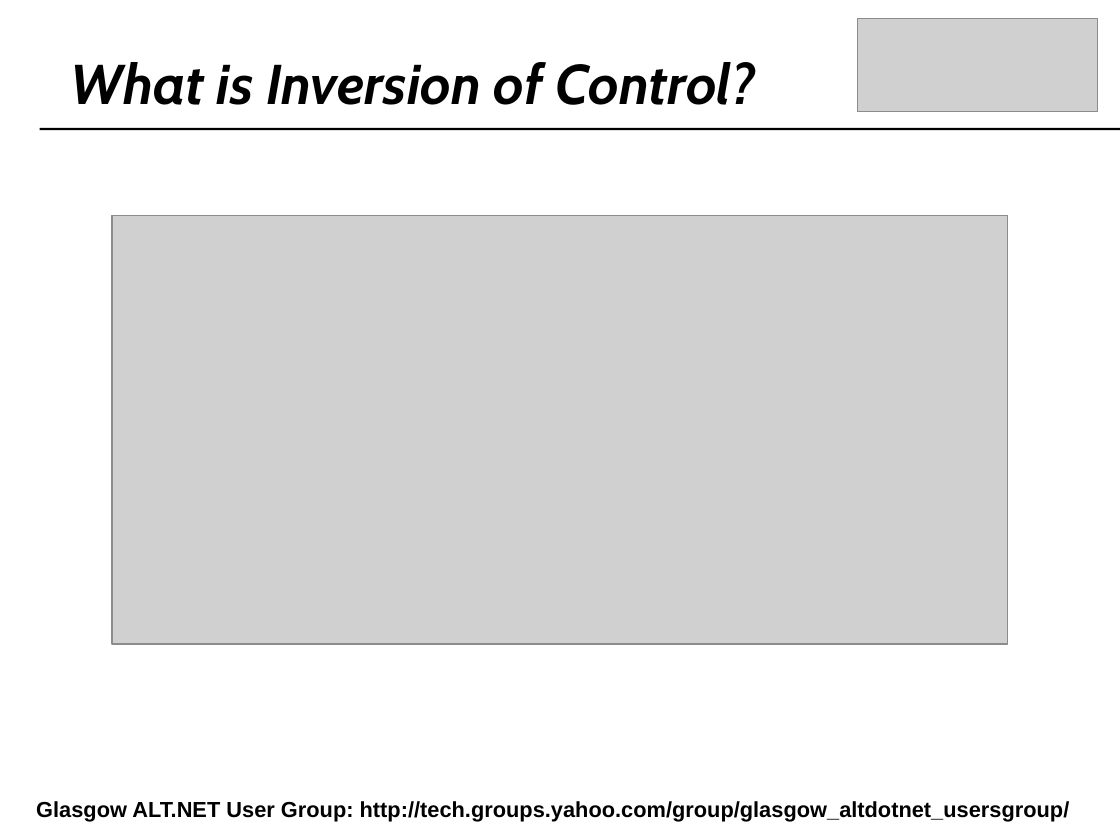
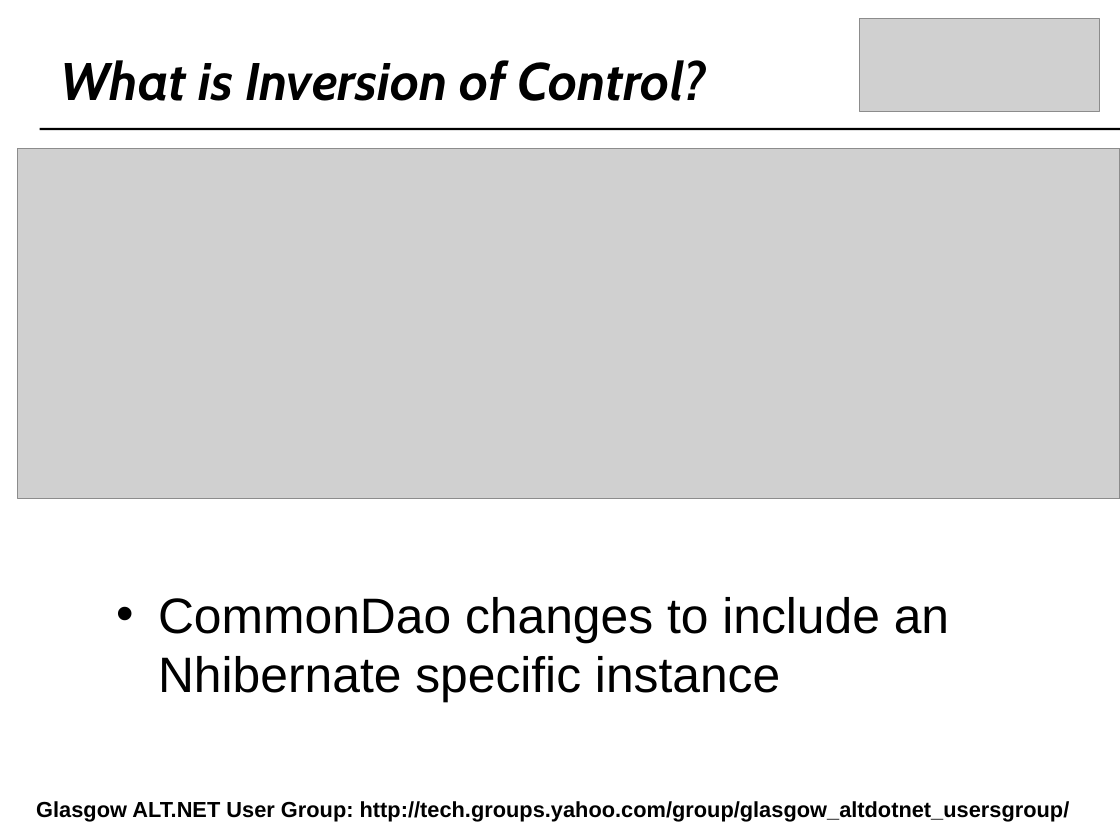
Before and after one commit to craignicol/scotaltdotnet, a slide deck: slide 13 of belfast/IOC-TDD-And Testability.ppt (slide 14 before the commit). Drawn at 1120x840 pixels with LibreOffice and Linux fonts; fonts in the diff are those of the drawing; grey boxes stand for pictures; background and template pictures are left out. Boxes give left, top, right and bottom in pixels: in the first picture for what was removed or moved away, otherwise in the second. Text is boxed around its words. In the diff, an @@ line names an element or a change of style, - is before the commit and + after.

```diff
--- a/belfast/IOC-TDD-And Testability.ppt
+++ b/belfast/IOC-TDD-And Testability.ppt
@@ text "What is Inversion of Control?": place and size @@
-text "What is Inversion of Control?" at [71, 62, 756, 105]
+text "What is Inversion of Control?" at [61, 60, 707, 101]
@@ text "What is Inversion of Control?" at [61, 60, 707, 101]: size 36 to 34 pt @@
@@ picture: place and size @@
-picture at [112, 215, 1008, 644]
+picture at [18, 149, 1120, 500]
@@ text added at [158, 597, 949, 703], 32 pt, text #000000 @@
+• CommonDao changes to include an Nhibernate specific instance
```
Also in this commit, not shown: 8 other slides changed, 3 slides added, 4 slides removed, 3 other files.
